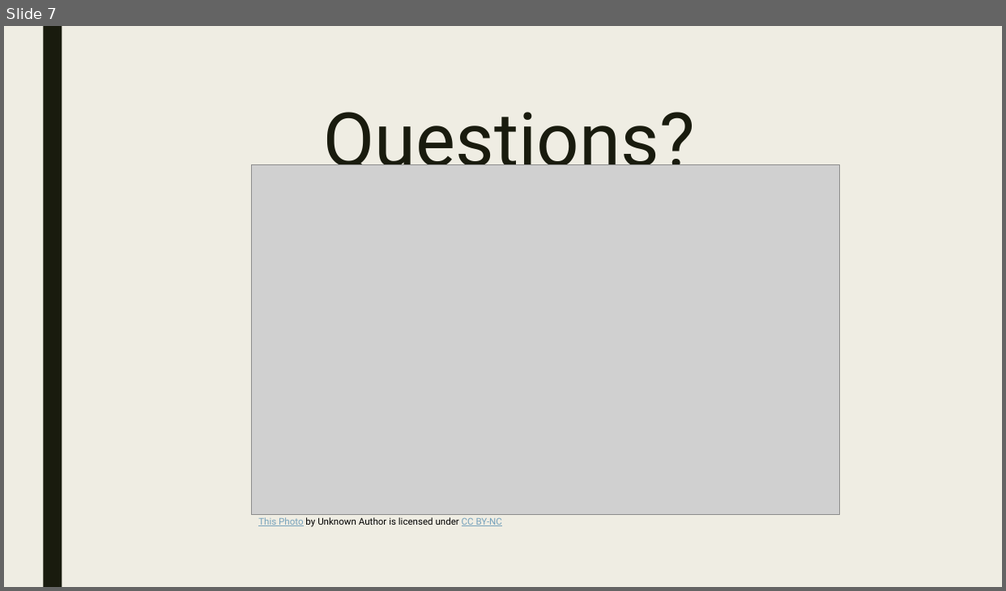
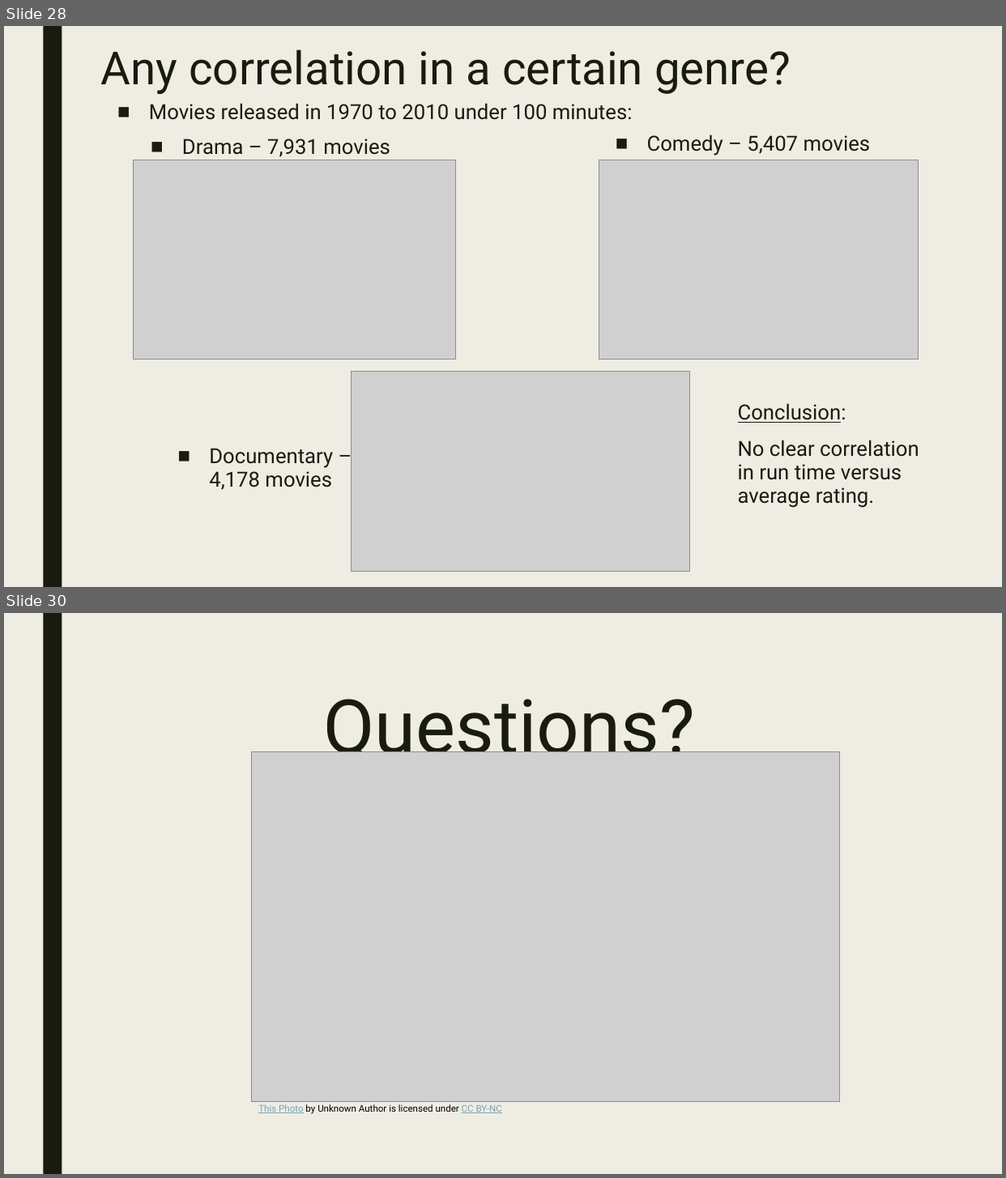
Before and after one commit to Zannyo/data-project-1, a slide deck: Presentation.pptx. Shown one above the other, each under a label of ours: slide 7 before the commit, slides 28 and 30 after it; the slides between them are not shown. The pictures are 1006x591 and 1006x1178 pixels, drawn with LibreOffice and Linux fonts; fonts in the diff are those of the drawing; grey boxes stand for pictures. Boxes give left, top, right and bottom in pixels: in the first picture for what was removed or moved away, otherwise in the second. Text is boxed around its words. In the diff, an @@ line names an element or a change of style, - is before the commit and + after.

```diff
--- a/Presentation.pptx
+++ b/Presentation.pptx
@@ slide 28 added at box(4, 26, 1002, 587), background #EFEDE3; not listed: 1 template element that a slide beside it also shows @@
@@ title added at box(101, 49, 791, 94), 44 pt, text #191B0E @@
+Any correlation in a certain genre?
@@ text added at box(149, 103, 633, 120), 20 pt, text #191B0E @@
+■ Movies released in 1970 to 2010 under 100 minutes:
@@ text added at box(182, 139, 390, 157), 20 pt, text #191B0E @@
+■ Drama – 7,931 movies
@@ text added at box(647, 135, 871, 156), 20 pt, text #191B0E @@
+■ Comedy – 5,407 movies
@@ picture added at box(134, 160, 456, 360) @@
@@ picture added at box(599, 160, 918, 360) @@
@@ picture added at box(351, 372, 690, 572) @@
@@ text added at box(738, 403, 919, 508), 20 pt, text #191B0E @@
+Conclusion:
+No clear correlation in run time versus average rating.
@@ text added at box(209, 448, 333, 490), 20 pt, text #191B0E @@
+■ Documentary – 4,178 movies
@@ what was slide 7 is now slide 30 @@
```
Also in this commit, not shown: 5 slides changed, 23 other slides added, 1 slide removed, 2 other files.
